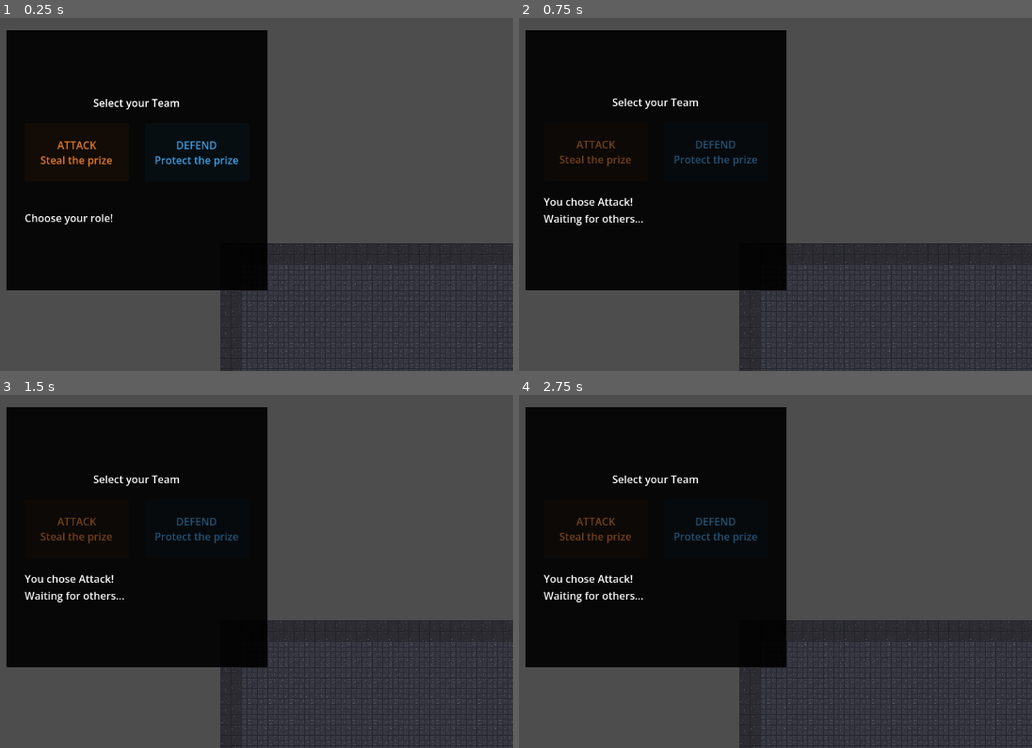
Above: before the commit, frames 1-4 (two rows, left to right).
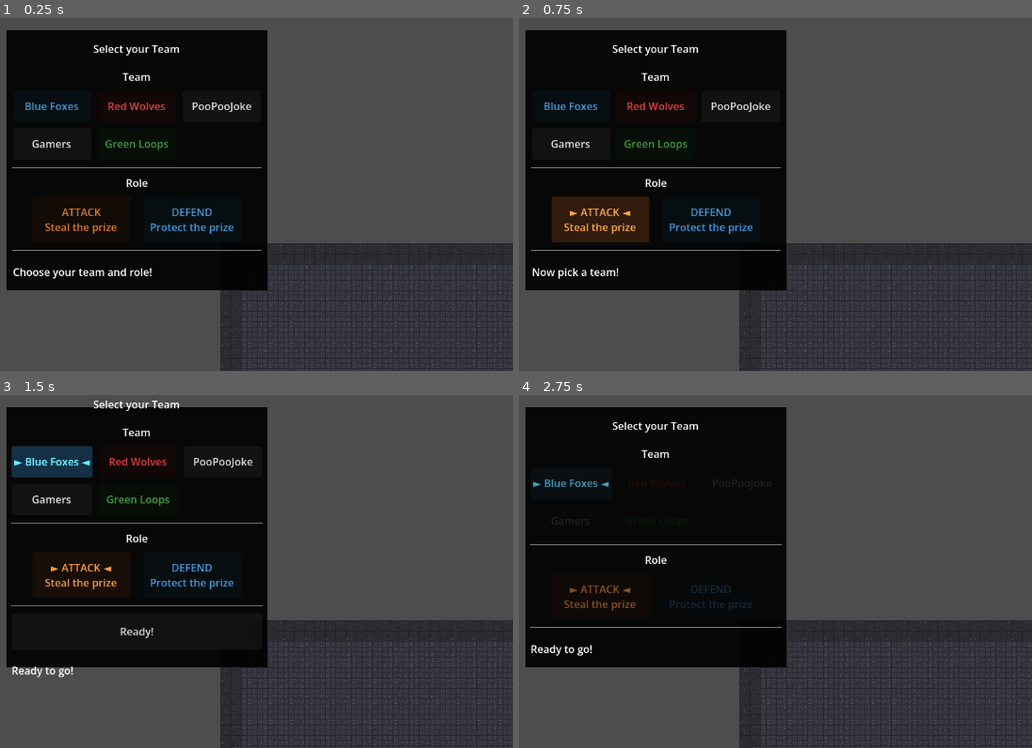
Above: after the commit, the same moments.

Repository: rgilpt/dist_AI
Game: Godot game, scene res://Scenes/Main.tscn
The game is run twice, just before and just after one commit, with the same random seed, the same clock (stepped at 60 frames per second) and the same inputs. The engine's default icon, where the game draws it, is replaced by a stand-in: a white triangle on a blue panel in a dark square.
Inputs (mouse positions are in pixels of both pictures, inside the frame that each line leads up to):
- Up to frame 1 (0.25 s): no input
- Up to frame 2 (0.75 s): click "ATTACK Steal the prize" at 0.5 s
- Up to frame 3 (1.5 s): click (51, 483) at 1.25 s, where only the run after the commit has a clickable "Blue Foxes"
- Up to frame 4 (2.75 s): click (657, 631) at 2 s, where only the run after the commit has a clickable "Ready!"

The runs differ from the first frame. In frame 1, 3.2% of the frame differs, in the area x 2-52%, y 7-74%; in frame 2, 4.9%; in frame 3, 4.6%; in frame 4, 2.6%.

Commit message:
clients select defense or attack P2

Diff:
--- a/Scripts/NetworkManager.gd
+++ b/Scripts/NetworkManager.gd
@@ -52,12 +52,12 @@
 ## Peers waiting to join the next round.
 var lobby_peers: Array[int] = []
 
-## Role constants used by rpc_claim_role / _resolve_roles.
+## Role constants used by rpc_claim_selection / _resolve_selections.
 const ROLE_ATTACK: int = 0
 const ROLE_DEFEND: int  = 1
 
-## Server-side collection of role preferences before game start.
-## Cleared by _resolve_roles() and reset_game().
+## Server-side collection of {team, role} preferences before game start.
+## Cleared by _resolve_selections() and reset_game().
 var peer_role_prefs: Dictionary = {}
 
 ## How long (seconds) the post-game lobby lasts before auto-returning to team-select.
@@ -402,52 +402,80 @@
 	call_deferred("_spawn_local_player")
 
 
-# --- Role Selection ---
-
-## Client calls this to express a role preference (ROLE_ATTACK or ROLE_DEFEND).
-## Server collects preferences and starts the game once all players have chosen.
+# --- Team + Role Selection ---
+
+## Client sends its chosen team and role. Server collects and starts once
+## max_players have confirmed. peer_role_prefs stores {team: int, role: int}.
 @rpc("any_peer", "call_remote", "reliable")
-func rpc_claim_role(role: int) -> void:
+func rpc_claim_selection(team_id: int, role: int) -> void:
 	if not multiplayer.is_server():
 		return
 	var peer_id := multiplayer.get_remote_sender_id()
 	if peer_id == 0:
 		peer_id = multiplayer.get_unique_id()
-	if peer_id in peer_teams or peer_id in peer_role_prefs:
+	if is_game_active or peer_id in peer_teams or peer_id in peer_role_prefs or peer_id in lobby_peers:
 		return
 	if role != ROLE_ATTACK and role != ROLE_DEFEND:
 		return
-	peer_role_prefs[peer_id] = role
-	# Broadcast waiting count so clients can update their status label
+	if not team_counts.has(team_id):
+		return
+	peer_role_prefs[peer_id] = {team = team_id, role = role}
 	rpc_sync_role_waiting.rpc(peer_role_prefs.size(), max_players)
 	if peer_role_prefs.size() >= max_players:
-		_resolve_roles()
+		_resolve_selections()
 
 @rpc("authority", "call_remote", "reliable")
 func rpc_sync_role_waiting(count: int, total: int) -> void:
 	emit_signal("role_waiting", count, total)
 
-## Resolve role conflicts, assign teams, then start the game.
-func _resolve_roles() -> void:
+## Resolve team + role conflicts, broadcast assignments, start the game.
+func _resolve_selections() -> void:
+	# ── Resolve team conflicts (first-come keeps preference; others get any free team) ──
+	var team_to_peers: Dictionary = {}
+	for pid in peer_role_prefs:
+		var tid: int = peer_role_prefs[pid]["team"]
+		if not team_to_peers.has(tid):
+			team_to_peers[tid] = []
+		team_to_peers[tid].append(pid)
+
+	var resolved_team: Dictionary = {}   # peer_id -> team_id
+	var taken_teams:   Array       = []
+	var reassign:      Array       = []
+
+	for tid in team_to_peers:
+		var peers: Array = team_to_peers[tid].duplicate()
+		peers.shuffle()
+		resolved_team[peers[0]] = tid
+		taken_teams.append(tid)
+		for i in range(1, peers.size()):
+			reassign.append(peers[i])
+
+	var all_tids: Array = team_counts.keys()
+	for pid in reassign:
+		for tid in all_tids:
+			if tid not in taken_teams:
+				resolved_team[pid] = tid
+				taken_teams.append(tid)
+				break
+
+	# ── Resolve role conflicts (random) ──
 	var want_attack: Array = []
-	var want_defend: Array  = []
+	var want_defend: Array = []
 	for pid in peer_role_prefs:
-		if peer_role_prefs[pid] == ROLE_ATTACK:
+		if peer_role_prefs[pid]["role"] == ROLE_ATTACK:
 			want_attack.append(pid)
 		else:
 			want_defend.append(pid)
 
-	# Shuffle so conflict resolution is random
 	want_attack.shuffle()
 	want_defend.shuffle()
 
 	var final_attack: Array = []
-	var final_defend: Array  = []
+	var final_defend: Array = []
 	while final_attack.size() < max_per_team and want_attack.size() > 0:
 		final_attack.append(want_attack.pop_front())
 	while final_defend.size() < max_per_team and want_defend.size() > 0:
 		final_defend.append(want_defend.pop_front())
-	# Overflow: preferred role is full, assign to the other
 	for pid in want_attack:
 		if final_defend.size() < max_per_team:
 			final_defend.append(pid)
@@ -457,30 +485,45 @@
 
 	peer_role_prefs.clear()
 
-	# Team 1 (lowest ID) = attacker, team 2 = defender
-	var sorted_tids: Array = team_counts.keys()
-	sorted_tids.sort()
-	var attacker_tid: int = sorted_tids[0]
-	var defender_tid: int = sorted_tids[1]
-
-	var assignments: Dictionary = {}
+	# ── Build assignments and slot_map ──
+	var assignments: Dictionary = {}   # peer_id -> team_id
+	var slot_map:    Dictionary = {}   # team_id -> slot (0=attack, 1=defend)
+
 	for pid in final_attack:
-		assignments[pid] = attacker_tid
+		var tid: int = resolved_team.get(pid, -1)
+		if tid == -1:
+			continue
+		assignments[pid] = tid
+		slot_map[tid]    = 0
+
 	for pid in final_defend:
-		assignments[pid] = defender_tid
-
-	rpc_batch_assign_teams.rpc(assignments)
+		var tid: int = resolved_team.get(pid, -1)
+		if tid == -1:
+			continue
+		assignments[pid] = tid
+		slot_map[tid]    = 1
+
+	rpc_batch_assign_teams.rpc(assignments, slot_map)
+
+	# Any connected peer not in the assignments becomes an observer this round.
+	for pid in multiplayer.get_peers():
+		if pid not in assignments:
+			lobby_peers.append(pid)
+			_rpc_go_to_lobby.rpc_id(pid)
+
 	_begin_game_server()
 
-## Broadcast full peer→team assignment so every peer has consistent peer_teams state.
+## Broadcast peer→team assignments and the slot map (which team attacks/defends).
+## call_local so the server's own state is updated before _begin_game_server().
 @rpc("authority", "call_local", "reliable")
-func rpc_batch_assign_teams(assignments: Dictionary) -> void:
+func rpc_batch_assign_teams(assignments: Dictionary, slot_map: Dictionary) -> void:
 	for pid in assignments:
 		var tid: int = assignments[pid]
 		peer_teams[pid] = tid
 		team_counts[tid] = team_counts.get(tid, 0) + 1
 		if team_manager:
 			team_manager.peer_teams[pid] = tid
+	team_slot_map = slot_map
 	var my_team: int = peer_teams.get(multiplayer.get_unique_id(), -1)
 	emit_signal("team_data_updated", team_counts, my_team)
 
@@ -521,7 +564,7 @@
 func _start_game() -> void:
 	is_game_active = true
 	game_timer = 180.0
-	_assign_team_slots()  # runs on all peers — team_counts is already synced
+	# team_slot_map already set by rpc_batch_assign_teams on all peers
 	for tid in scores:
 		scores[tid] = 0
 	_spawn_home_zones()
@@ -668,6 +711,7 @@
 	_end_game_pending = false
 	peer_role_prefs.clear()
 	peer_teams.clear()
+	lobby_peers.clear()
 	for tid in team_counts:
 		team_counts[tid] = 0
 	for tid in scores:
--- a/Scripts/team_select.gd
+++ b/Scripts/team_select.gd
@@ -1,23 +1,28 @@
 extends Control
 
-@onready var status_lbl:   Label          = $Content/Status
-@onready var btn_container: VBoxContainer = $Content/TeamList
-
-var my_role: int = -1   # -1=not chosen, 0=attack, 1=defend
+@onready var status_lbl:    Label          = $Content/Status
+@onready var btn_container: VBoxContainer  = $Content/TeamList
+
+var my_team: int = -1   # chosen team_id, -1 = none
+var my_role: int = -1   # ROLE_ATTACK / ROLE_DEFEND, -1 = none
+var _submitted: bool = false
+
 var nm: Node = null
 
-var _attack_btn: Button = null
-var _defend_btn: Button = null
-
-
-func _ready():
+var _team_buttons: Dictionary = {}   # team_id -> Button
+var _attack_btn:   Button     = null
+var _defend_btn:   Button     = null
+var _ready_btn:    Button     = null
+
+
+func _ready() -> void:
 	await get_tree().process_frame
 	nm = get_node("/root/Main/NetworkManager")
 	if nm == null:
 		printerr("TeamSelect: NetworkManager not found!")
 		return
 
-	_build_role_buttons()
+	_build_ui()
 
 	nm.team_data_updated.connect(_on_team_data_updated)
 	nm.game_started.connect(_on_game_started)
@@ -27,41 +32,105 @@
 	update_ui()
 
 
-func _build_role_buttons() -> void:
+func _build_ui() -> void:
 	for child in btn_container.get_children():
 		child.queue_free()
-
-	var hbox := HBoxContainer.new()
-	hbox.alignment = BoxContainer.ALIGNMENT_CENTER
-	hbox.add_theme_constant_override("separation", 24)
-	btn_container.add_child(hbox)
+	_team_buttons.clear()
+
+	# ── Team section ─────────────────────────────────────────────────────────
+	var team_hdr := Label.new()
+	team_hdr.text = "Team"
+	team_hdr.horizontal_alignment = HORIZONTAL_ALIGNMENT_CENTER
+	team_hdr.add_theme_font_size_override("font_size", 16)
+	btn_container.add_child(team_hdr)
+
+	var grid := GridContainer.new()
+	grid.columns = 3
+	grid.add_theme_constant_override("h_separation", 10)
+	grid.add_theme_constant_override("v_separation", 10)
+	btn_container.add_child(grid)
+
+	for t in nm.team_config.get("teams", []):
+		var tid: int    = t.get("team_id", -1)
+		if tid == -1:
+			continue
+		var tname: String = t.get("team_name", "Team %d" % tid)
+		var c_arr         = t.get("color", null)
+
+		var btn := Button.new()
+		btn.custom_minimum_size = Vector2(120, 48)
+		btn.text = tname
+		if c_arr:
+			btn.modulate = Color(c_arr[0], c_arr[1], c_arr[2])
+		btn.pressed.connect(func(): _on_team_btn_pressed(tid))
+		grid.add_child(btn)
+		_team_buttons[tid] = btn
+
+	# ── Role section ──────────────────────────────────────────────────────────
+	btn_container.add_child(HSeparator.new())
+
+	var role_hdr := Label.new()
+	role_hdr.text = "Role"
+	role_hdr.horizontal_alignment = HORIZONTAL_ALIGNMENT_CENTER
+	role_hdr.add_theme_font_size_override("font_size", 16)
+	btn_container.add_child(role_hdr)
+
+	var role_row := HBoxContainer.new()
+	role_row.alignment = BoxContainer.ALIGNMENT_CENTER
+	role_row.add_theme_constant_override("separation", 20)
+	btn_container.add_child(role_row)
 
 	_attack_btn = Button.new()
-	_attack_btn.custom_minimum_size = Vector2(160, 90)
+	_attack_btn.custom_minimum_size = Vector2(150, 70)
 	_attack_btn.text = "ATTACK\nSteal the prize"
 	_attack_btn.modulate = Color(1.0, 0.55, 0.2)
 	_attack_btn.pressed.connect(func(): _on_role_btn_pressed(NetworkManager.ROLE_ATTACK))
-	hbox.add_child(_attack_btn)
+	role_row.add_child(_attack_btn)
 
 	_defend_btn = Button.new()
-	_defend_btn.custom_minimum_size = Vector2(160, 90)
+	_defend_btn.custom_minimum_size = Vector2(150, 70)
 	_defend_btn.text = "DEFEND\nProtect the prize"
 	_defend_btn.modulate = Color(0.3, 0.7, 1.0)
 	_defend_btn.pressed.connect(func(): _on_role_btn_pressed(NetworkManager.ROLE_DEFEND))
-	hbox.add_child(_defend_btn)
+	role_row.add_child(_defend_btn)
+
+	# ── Ready button ──────────────────────────────────────────────────────────
+	btn_container.add_child(HSeparator.new())
+
+	_ready_btn = Button.new()
+	_ready_btn.custom_minimum_size = Vector2(200, 56)
+	_ready_btn.text = "Ready!"
+	_ready_btn.visible = false
+	_ready_btn.pressed.connect(_on_ready_pressed)
+	btn_container.add_child(_ready_btn)
+
+
+# ── Event handlers ────────────────────────────────────────────────────────────
+
+func _on_team_btn_pressed(team_id: int) -> void:
+	if _submitted:
+		return
+	my_team = team_id
+	update_ui()
 
 
 func _on_role_btn_pressed(role: int) -> void:
+	if _submitted:
+		return
 	my_role = role
-	nm.rpc_claim_role.rpc(role)
+	update_ui()
+
+
+func _on_ready_pressed() -> void:
+	if _submitted or my_team == -1 or my_role == -1:
+		return
+	_submitted = true
+	nm.rpc_claim_selection.rpc(my_team, my_role)
 	update_ui()
 
 
 func _on_role_waiting(count: int, total: int) -> void:
-	if my_role == -1:
-		return
-	var role_name := "Attack" if my_role == NetworkManager.ROLE_ATTACK else "Defend"
-	status_lbl.text = "You chose %s!\nWaiting for others... (%d/%d ready)" % [role_name, count, total]
+	status_lbl.text = "Waiting for others... (%d/%d ready)" % [count, total]
 	status_lbl.add_theme_color_override("font_color", Color.WHITE)
 
 
@@ -69,22 +138,53 @@
 	update_ui()
 
 
+# ── UI refresh ────────────────────────────────────────────────────────────────
+
 func update_ui() -> void:
-	if my_role == -1:
-		status_lbl.text = "Choose your role!"
+	# Team buttons: highlight selected, grey out others after submit
+	for tid in _team_buttons:
+		var btn: Button = _team_buttons[tid]
+		var t = nm._get_team_config(tid)
+		var c_arr = t.get("color", null)
+		var base := Color(c_arr[0], c_arr[1], c_arr[2]) if c_arr else Color.WHITE
+		var is_selected = (tid == my_team)
+
+		btn.disabled = _submitted
+		if is_selected:
+			btn.text = "► %s ◄" % t.get("team_name", "Team %d" % tid)
+			btn.modulate = base * 1.4
+		else:
+			btn.text = t.get("team_name", "Team %d" % tid)
+			btn.modulate = base if not _submitted else base * 0.5
+
+	# Role buttons: highlight selected, grey out others after submit
+	if _attack_btn:
+		_attack_btn.disabled = _submitted
+		var selected := (my_role == NetworkManager.ROLE_ATTACK)
+		_attack_btn.text = "► ATTACK ◄\nSteal the prize" if selected else "ATTACK\nSteal the prize"
+		_attack_btn.modulate = Color(1.3, 0.7, 0.3) if selected else (Color(1.0, 0.55, 0.2) if not _submitted else Color(0.5, 0.28, 0.1))
+
+	if _defend_btn:
+		_defend_btn.disabled = _submitted
+		var selected := (my_role == NetworkManager.ROLE_DEFEND)
+		_defend_btn.text = "► DEFEND ◄\nProtect the prize" if selected else "DEFEND\nProtect the prize"
+		_defend_btn.modulate = Color(0.4, 0.9, 1.4) if selected else (Color(0.3, 0.7, 1.0) if not _submitted else Color(0.15, 0.35, 0.5))
+
+	# Ready button: appears only when both are chosen and not yet submitted
+	if _ready_btn:
+		_ready_btn.visible = (my_team != -1 and my_role != -1 and not _submitted)
+
+	# Status label
+	if not _submitted:
+		if my_team == -1 and my_role == -1:
+			status_lbl.text = "Choose your team and role!"
+		elif my_team == -1:
+			status_lbl.text = "Now pick a team!"
+		elif my_role == -1:
+			status_lbl.text = "Now pick a role!"
+		else:
+			status_lbl.text = "Ready to go!"
 		status_lbl.add_theme_color_override("font_color", Color.WHITE)
-		if _attack_btn:
-			_attack_btn.disabled = false
-		if _defend_btn:
-			_defend_btn.disabled = false
-	else:
-		var role_name := "Attack" if my_role == NetworkManager.ROLE_ATTACK else "Defend"
-		status_lbl.text = "You chose %s!\nWaiting for others..." % role_name
-		status_lbl.add_theme_color_override("font_color", Color.WHITE)
-		if _attack_btn:
-			_attack_btn.disabled = true
-		if _defend_btn:
-			_defend_btn.disabled = true
 
 
 func _on_game_started() -> void:
@@ -93,5 +193,9 @@
 
 func _notification(what: int) -> void:
 	if what == NOTIFICATION_VISIBILITY_CHANGED and visible and is_node_ready():
-		my_role = -1
+		my_team    = -1
+		my_role    = -1
+		_submitted = false
+		if _ready_btn:
+			_ready_btn.visible = false
 		update_ui()
Not shown, changed: CLAUDE.md
